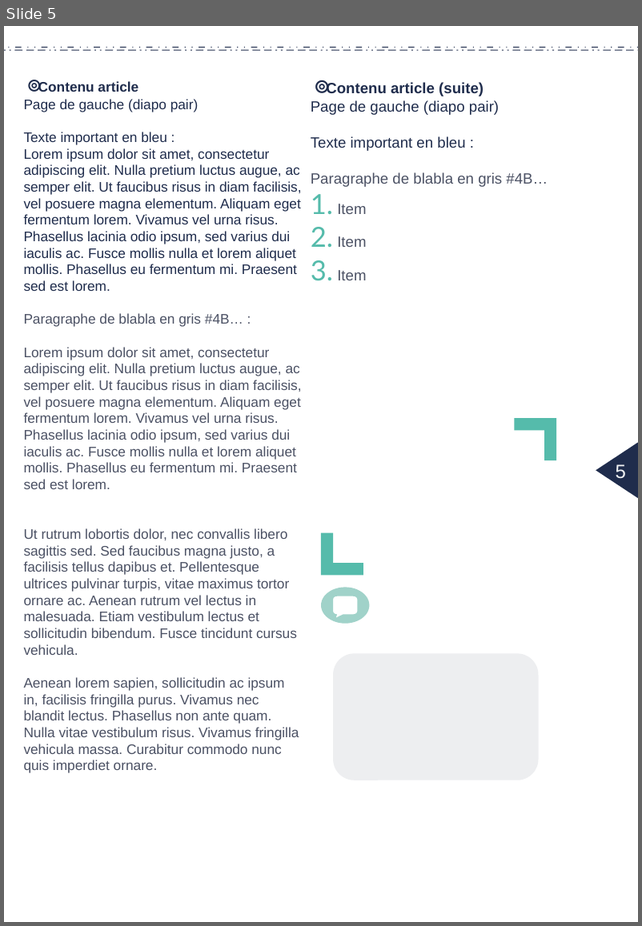
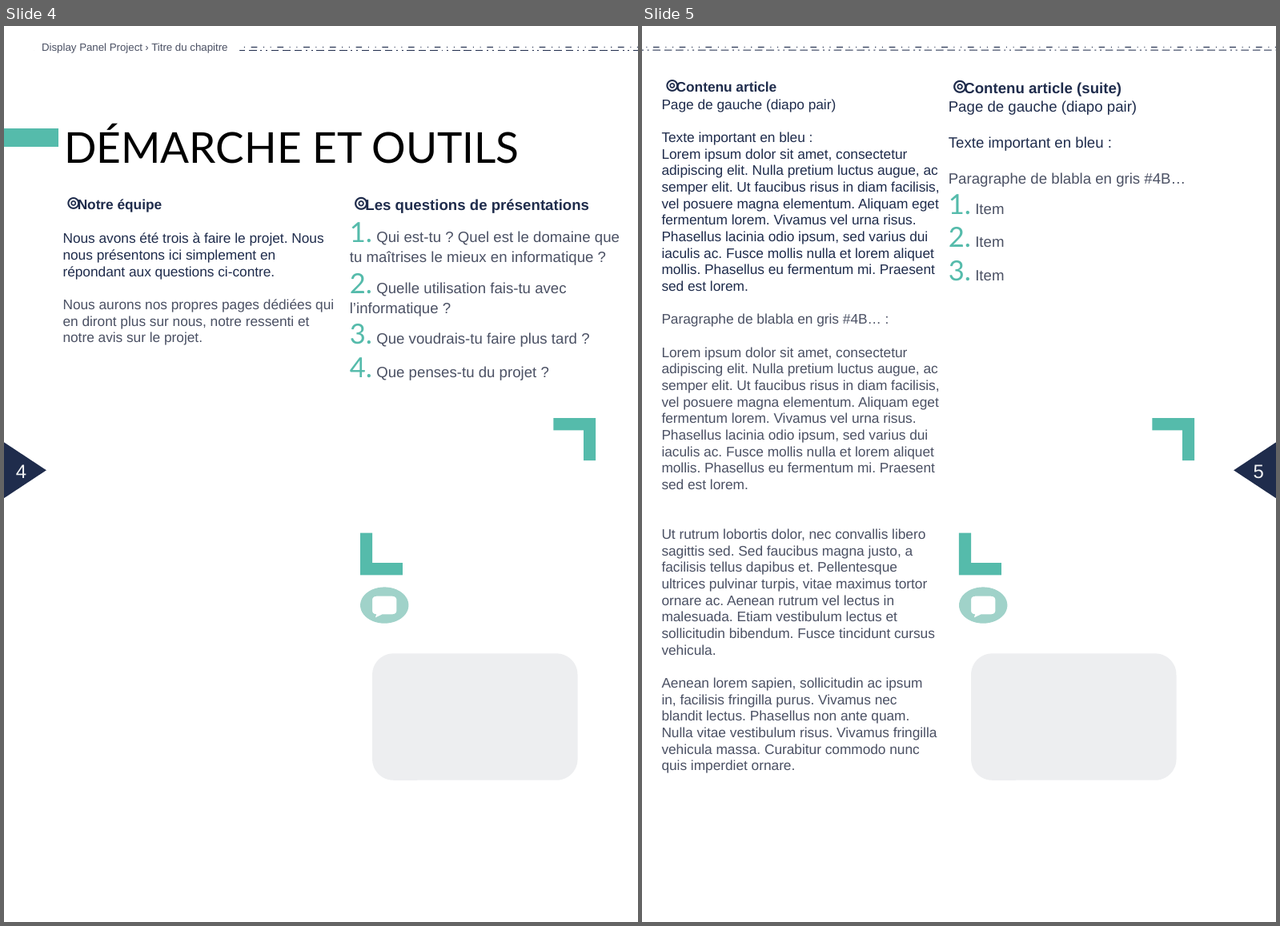
Before and after one commit to LoganTann/panneau, a slide deck: compte-rendu/CR_papier.odp. Shown side by side, each under a label of ours: slide 5 before the commit, slides 4 and 5 after it. The pictures are 642x926 and 1280x926 pixels, drawn with LibreOffice and Linux fonts; fonts in the diff are those of the drawing. Boxes give left, top, right and bottom in pixels: in the first picture for what was removed or moved away, otherwise in the second. Text is boxed around its words. In the diff, an @@ line names an element or a change of style, - is before the commit and + after.

Commit message:
Ajout de la partie À propos+notre équipe (incomplet)

```diff
--- a/compte-rendu/CR_papier.odp
+++ b/compte-rendu/CR_papier.odp
@@ slide 4 added at bbox=[4, 26, 638, 922], background #FFFFFF @@
@@ line added from (638, 48) to (34, 48), #1F2C4C 0.79 pt @@
@@ text added at bbox=[42, 43, 227, 53], 10 pt, text #4B5164 @@
+Display Panel Project › Titre du chapitre
@@ line added from (34, 50) to (638, 50), #1F2C4C 0.79 pt @@
@@ rectangle added at bbox=[4, 128, 58, 147], fill #55BBAB @@
@@ title added at bbox=[64, 126, 519, 164], 40 pt, text #000000 @@
+DÉMARCHE ET OUTILS
@@ text added at bbox=[63, 199, 334, 345], 12.9 pt, text #1F2C4C @@
+⌾ Notre équipe
+Nous avons été trois à faire le projet. Nous nous présentons ici simplement en répondant aux questions ci-contre.
+Nous aurons nos propres pages dédiées qui en diront plus sur nous, notre ressenti et notre avis sur le projet.
@@ text added at bbox=[350, 199, 619, 380], 14 pt, text #4B5164 @@
+⌾ Les questions de présentations
+1. Qui est-tu ? Quel est le domaine que tu maîtrises le mieux en informatique ?
+2. Quelle utilisation fais-tu avec l’informatique ?
+3. Que voudrais-tu faire plus tard ?
+4. Que penses-tu du projet ?
@@ freeform shape added at bbox=[554, 418, 595, 460], fill #55BBAB @@
@@ triangle added at bbox=[4, 442, 46, 498], fill #1F2C4C @@
@@ page number added at bbox=[16, 464, 26, 478], 18 pt, text #F3F4F5 @@
+4
@@ freeform shape added at bbox=[360, 532, 402, 575], fill #55BBAB @@
@@ freeform shape added at bbox=[360, 587, 409, 623], fill #A0D2C9 @@
@@ rounded rectangle added at bbox=[372, 653, 577, 780], fill #EDEEF0 @@
```
Also in this commit, not shown: 3 slides changed, 1 other slide added.
